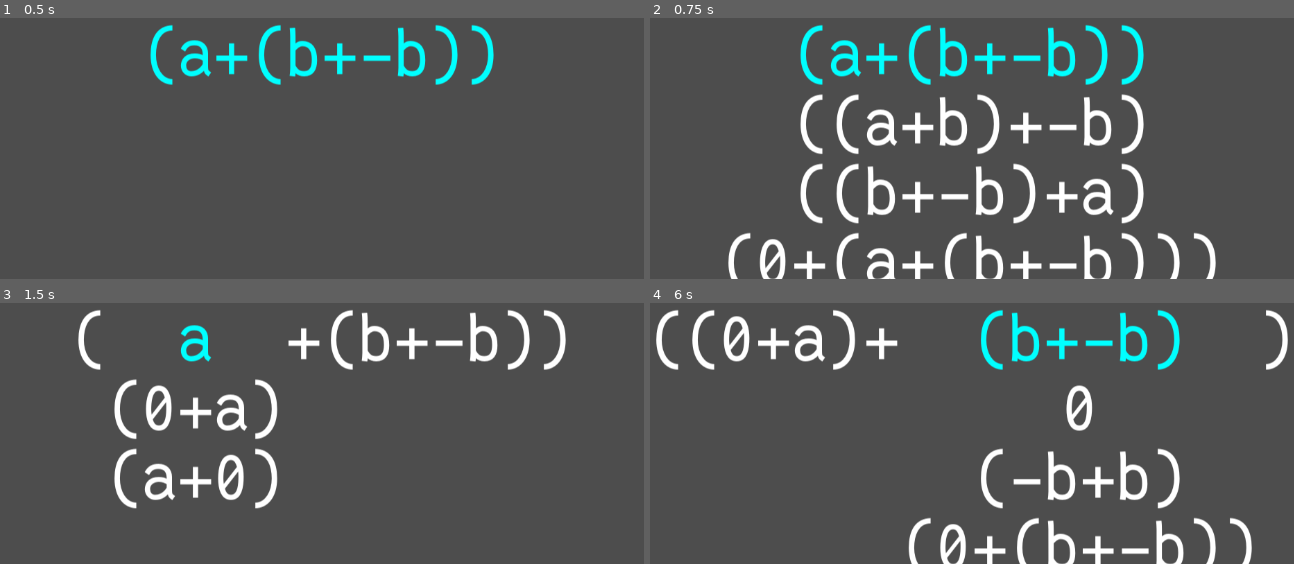
Above: before the commit, frames 1-4 (two rows, left to right).
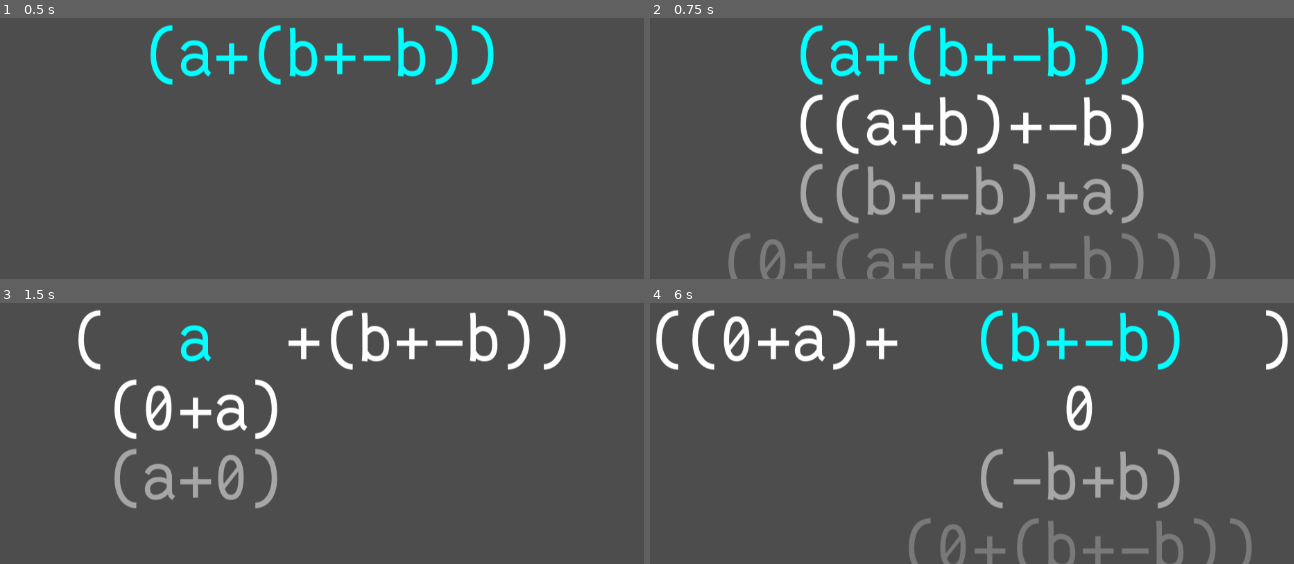
Above: after the commit, the same moments.

Repository: theoahfeldt/emperical-maths
Game: Godot game, scene res://test.tscn
The game is run twice, just before and just after one commit, with the same random seed, the same clock (stepped at 60 frames per second) and the same inputs.
Inputs:
- Up to frame 1 (0.5 s): no input
- Up to frame 2 (0.75 s): tap Enter at 0.5 s; hold Right (expression_right) from 0.53 s (still down); tap Space (expression_select) at 0.6 s
- Up to frame 3 (1.5 s): tap Space (expression_select) at 1.25, 1.35 s; release Right (expression_right) at 1.28 s; hold Down (expression_down) from 1.28 s (still down)
- Up to frame 4 (6 s): tap Enter at 2, 3.5 s; release Down (expression_down) at 2.03 s; hold Right (expression_right) 2.03-2.78 s; tap Space (expression_select) at 2.1, 2.75, 2.85, 3.6, 4.25, 4.35, 5.1, 5.85 s; hold Up (expression_up) 2.78-3.53 s; hold Left (expression_left) 3.53-5.03 s; hold Down (expression_down) 5.03-5.78 s; hold Right (expression_right) from 5.78 s (still down)

Frame 1 is identical in both runs. In frame 2, 5.9% of the frame differs, in the area x 12-88%, y 55-100%; in frame 3, 1.5%; in frame 4, 3.9%.

Commit message:
Make selection menu options transparent

Diff:
--- a/game/algebra/graphics/glyph.gd
+++ b/game/algebra/graphics/glyph.gd
@@ -18,7 +18,7 @@
 
 
 func set_color(color: Color) -> void:
-	_label.add_theme_color_override("font_color", color)
+	_label.modulate = color
 
 
 static func create(text: String) -> Glyph:
--- a/game/algebra/graphics/selection_menu.gd
+++ b/game/algebra/graphics/selection_menu.gd
@@ -5,6 +5,7 @@
 const vertical_spacing: int = 100
 
 var options: Array[GraphicalExpression]
+var _marked_index: int = 0
 
 
 func get_width() -> int:
@@ -16,7 +17,9 @@
 
 
 func set_color(color: Color) -> void:
-	options.map(func(e): e.set_color(color))
+	for i in range(options.size()):
+		var alpha: float = 0.5 ** (abs(_marked_index - i) - 1)
+		options[i].set_color(Color(color, alpha))
 
 
 static func create(p_options: Array[GraphicalExpression]) -> SelectionMenu:
@@ -34,9 +37,10 @@
 
 
 func update_marked(marked_index: int) -> void:
+	_marked_index = marked_index
 	initialize()
-	options[marked_index].mark()
-	var new_position := Vector2(position.x, -vertical_spacing * marked_index)
+	options[_marked_index].mark()
+	var new_position := Vector2(position.x, -vertical_spacing * _marked_index)
 	move_smooth_to(new_position)
 
 
